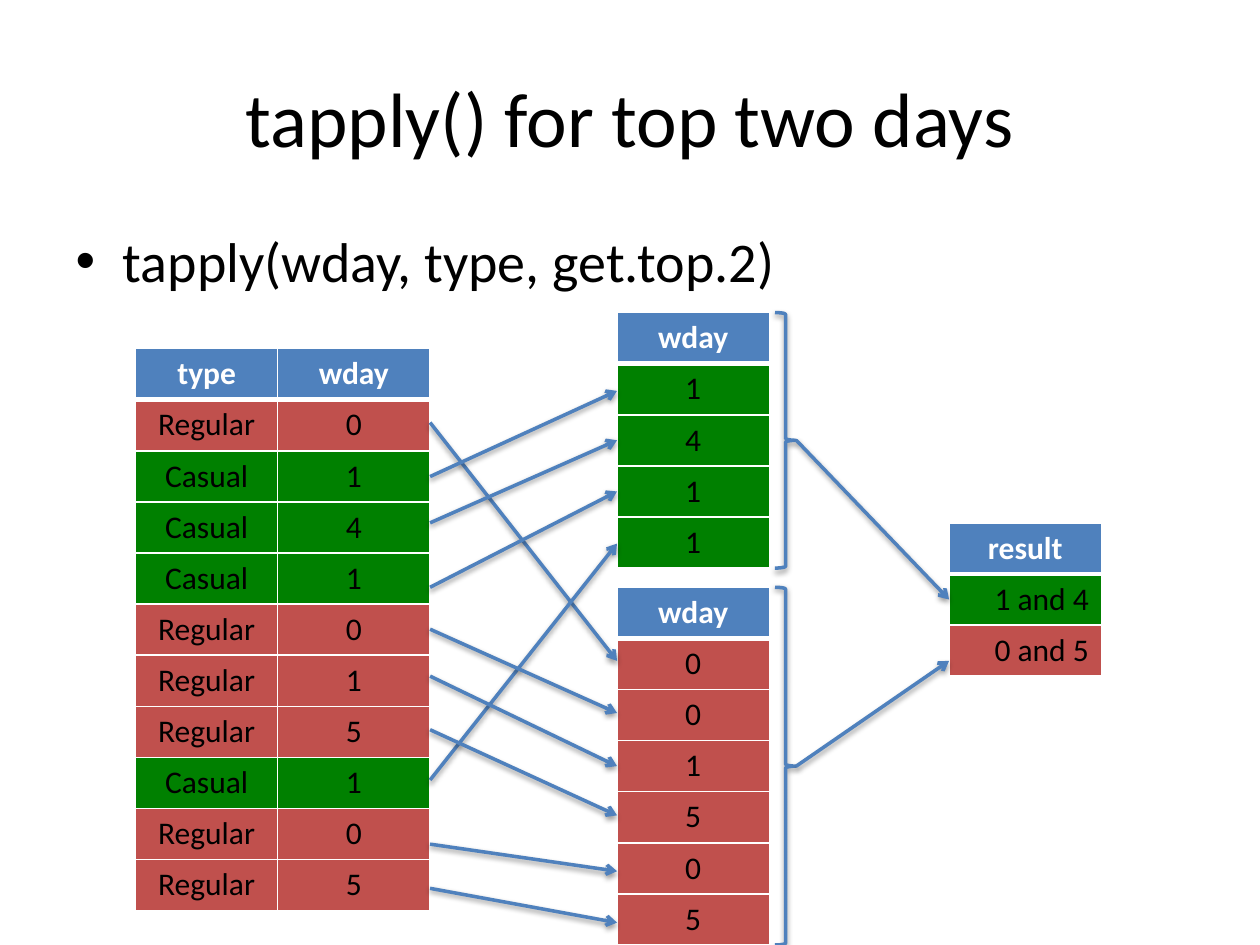
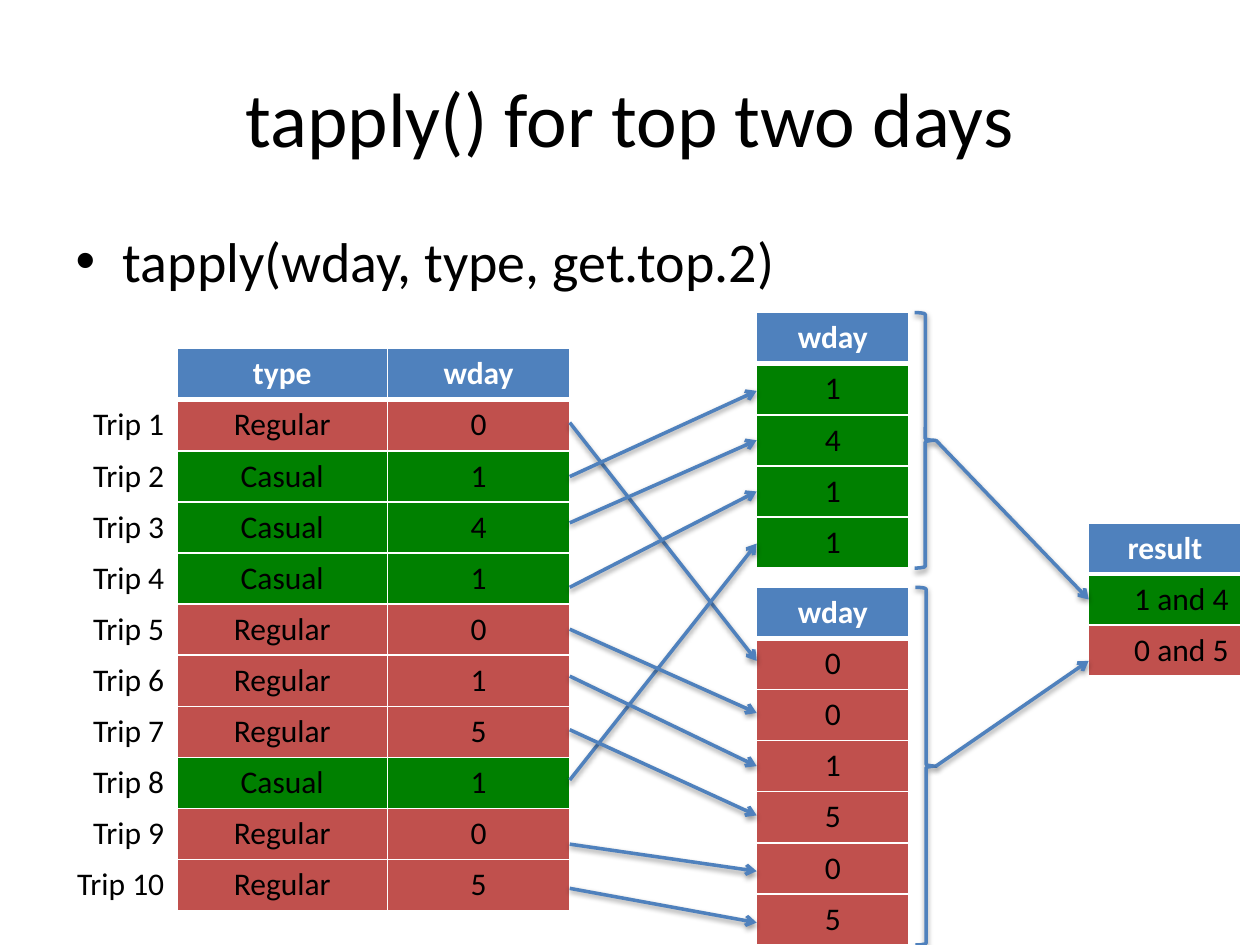
Before and after one commit to IainNZ/ORSoftwareTools2014, a slide deck: slide 6 of IntermediateR/slides.pptx. Drawn at 1260x945 pixels with LibreOffice and Linux fonts; fonts in the diff are those of the drawing. Boxes give left, top, right and bottom in pixels: in the first picture for what was removed or moved away, otherwise in the second. Text is boxed around its words. In the diff, an @@ line names an element or a change of style, - is before the commit and + after.

```diff
--- a/IntermediateR/slides.pptx
+++ b/IntermediateR/slides.pptx
@@ table at [48,349,568,911] @@
+column 1:  | Trip 1 | Trip 2 | Trip 3 | Trip 4 | Trip 5 | Trip 6 | Trip 7 | Trip 8 | Trip 9 | Trip 10
@@ table: place and size @@
-table at [136,349,431,911]
+table at [48,349,568,911]
@@ 12 arrows, 3 tables, 2 right braces: place and size @@
-12 arrows, 3 tables, 2 right braces at [430,312,1101,945]
+12 arrows, 3 tables, 2 right braces at [570,312,1241,945]
```
Also in this commit, not shown: 2 other slides changed, 4 other files.
